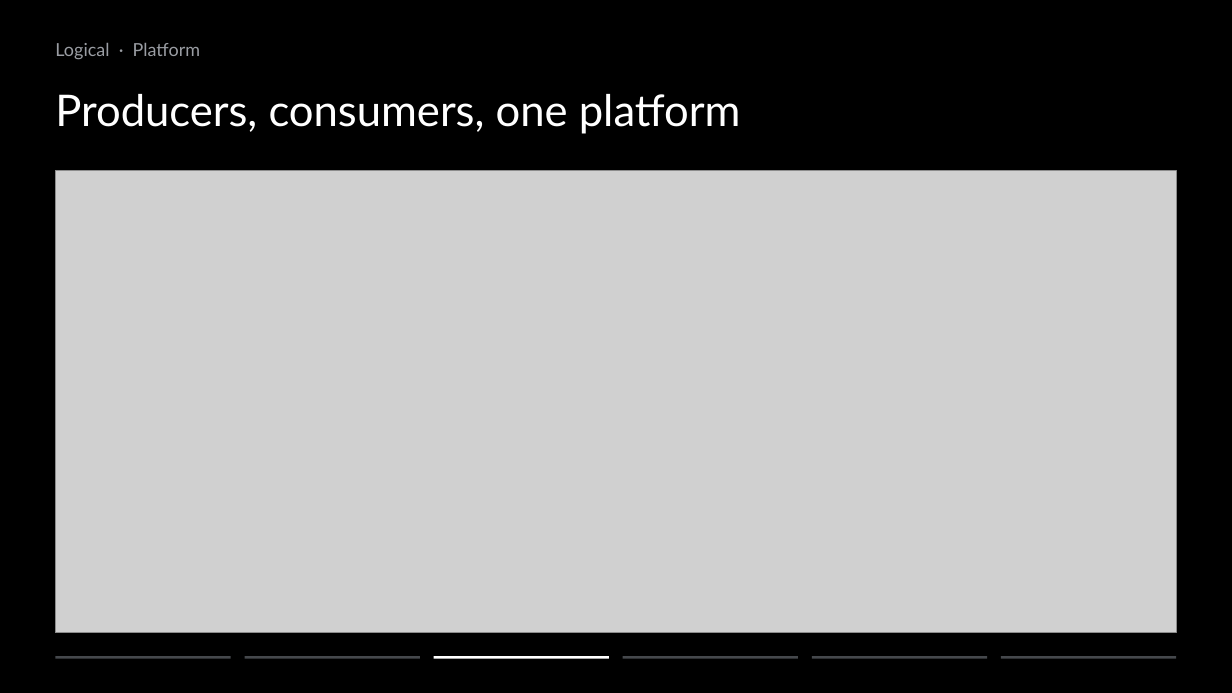
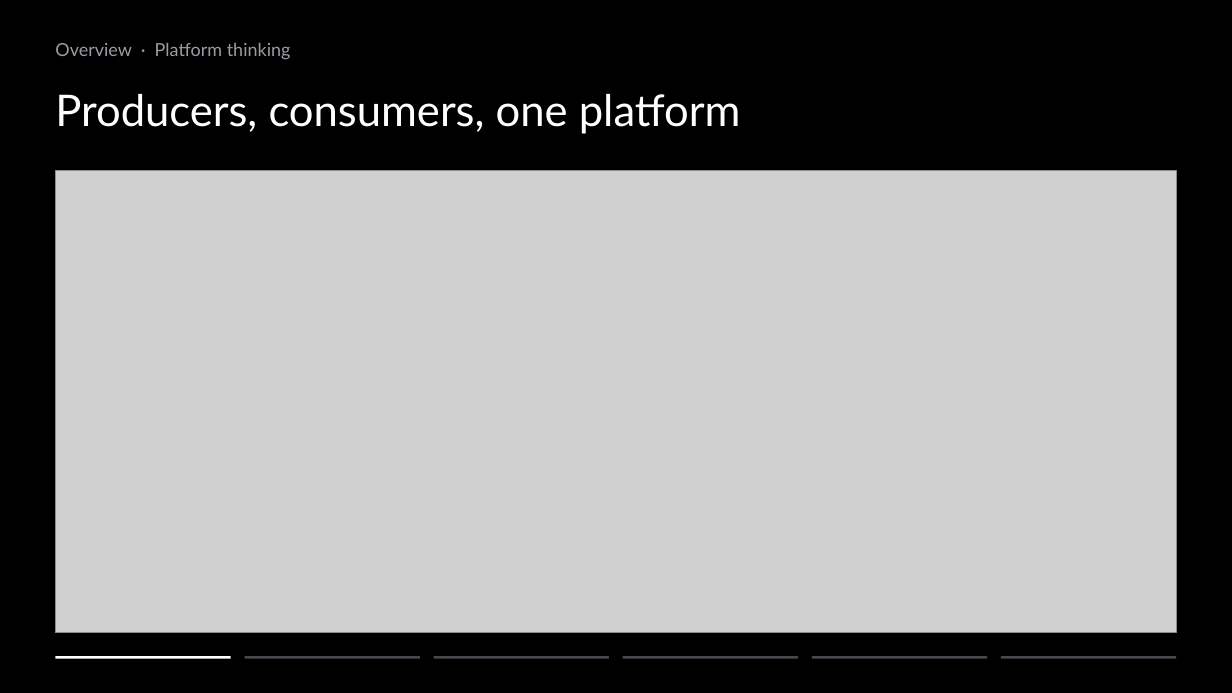
Before and after one commit to ziyangliu-666/lumen-next, a slide deck: slide 3 of docs/platform/slides/out/Team15-Lumen-Platform.pptx (slide 11 before the commit). Drawn at 1232x693 pixels with LibreOffice and Linux fonts; fonts in the diff are those of the drawing; grey boxes stand for pictures. Boxes give left, top, right and bottom in pixels: in the first picture for what was removed or moved away, otherwise in the second. Text is boxed around its words. In the diff, an @@ line names an element or a change of style, - is before the commit and + after.

```diff
--- a/docs/platform/slides/out/Team15-Lumen-Platform.pptx
+++ b/docs/platform/slides/out/Team15-Lumen-Platform.pptx
@@ text at [55,43,291,59]: text changed @@
-Logical · Platform
+Overview · Platform thinking
@@ rectangle at [55,656,231,659]: fill #45484C to #FFFFFF @@
@@ rectangle at [433,656,609,659]: fill #FFFFFF to #45484C @@
```
Also in this commit, not shown: 13 other slides changed, 1 slide added, 14 slides removed, 11 other files.
